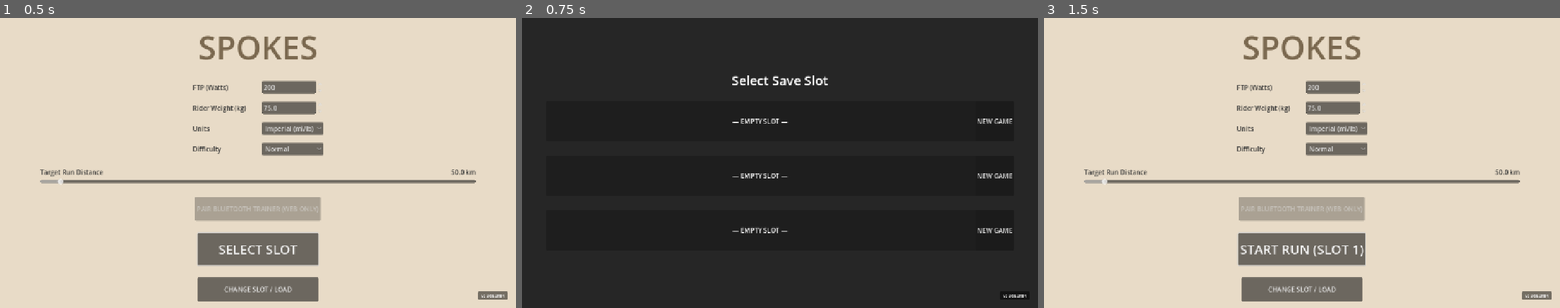
Above: before the commit, frames 1-3 (left to right).
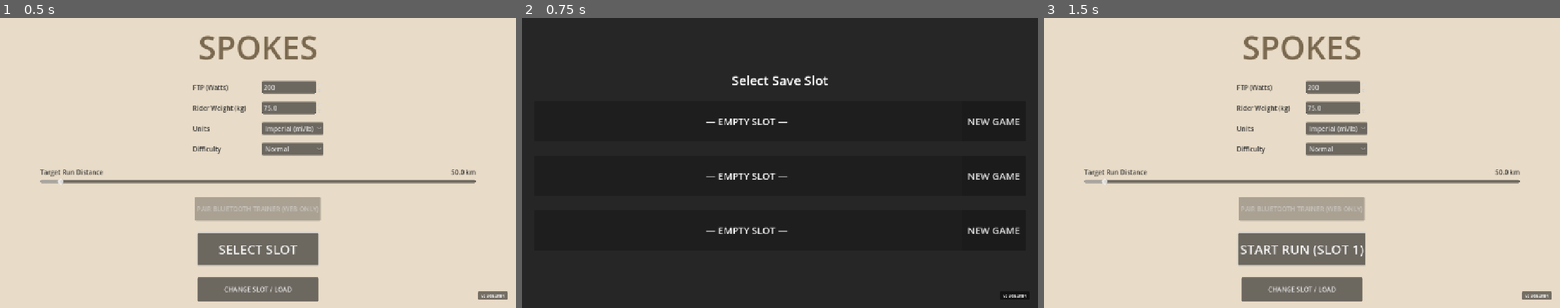
Above: after the commit, the same moments.

Repository: alexkibler/spokes-godot
Game: Godot game, scene res://src/ui/screens/SaveSelectionScene.tscn
Two runs of this game, one before a commit and one after it. Both use one fixed random seed, a clock stepped at 60 frames per second and the inputs below.
Inputs:
- Up to frame 1 (0.5 s): no input
- Up to frame 2 (0.75 s): click "CHANGE SLOT / LOAD" at 0.5 s
- Up to frame 3 (1.5 s): click "NEW GAME" at 1.25 s

Frame 1 is identical in both runs. In frame 2, 1.0% of the frame differs, in the area x 35-97%, y 34-75%; in frame 3, nothing differs.

Commit message:
Improve mobile layout for save selection screen
- Increase minimum sizes of "New Game" and "Delete" buttons to 64px for
  better mobile tap targets.
- Increase font sizes across save slot labels for readability.
- Reduce outer margins on the Save Selection scene from 50px to 20px
  to allow more horizontal space on narrow screens.

Co-authored-by: alexkibler <8137193+alexkibler@users.noreply.github.com>

Diff:
--- a/src/ui/components/SaveSlot.tscn
+++ b/src/ui/components/SaveSlot.tscn
@@ -30,11 +30,14 @@
 [node name="Label" type="Label" parent="PanelContainer/VBoxContainer/EmptyView"]
 layout_mode = 2
 size_flags_horizontal = 3
+theme_override_font_sizes/font_size = 24
 text = "— EMPTY SLOT —"
 horizontal_alignment = 1
 
 [node name="NewGameBtn" type="Button" parent="PanelContainer/VBoxContainer/EmptyView"]
+custom_minimum_size = Vector2(160, 64)
 layout_mode = 2
+theme_override_font_sizes/font_size = 24
 text = "NEW GAME"
 
 [node name="DataView" type="VBoxContainer" parent="PanelContainer/VBoxContainer"]
@@ -47,26 +50,32 @@
 [node name="GoldLabel" type="Label" parent="PanelContainer/VBoxContainer/DataView/HBoxContainer"]
 layout_mode = 2
 size_flags_horizontal = 3
+theme_override_font_sizes/font_size = 20
 text = "Gold: 0"
 
 [node name="DistLabel" type="Label" parent="PanelContainer/VBoxContainer/DataView/HBoxContainer"]
 layout_mode = 2
 size_flags_horizontal = 3
+theme_override_font_sizes/font_size = 20
 text = "Dist: 0.0 km"
 
 [node name="DiffLabel" type="Label" parent="PanelContainer/VBoxContainer/DataView/HBoxContainer"]
 layout_mode = 2
 size_flags_horizontal = 3
+theme_override_font_sizes/font_size = 20
 text = "Normal"
 
 [node name="DeleteButton" type="Button" parent="PanelContainer/VBoxContainer/DataView/HBoxContainer"]
+custom_minimum_size = Vector2(64, 64)
 layout_mode = 2
+theme_override_colors/font_color = Color(1, 0.3, 0.3, 1)
+theme_override_font_sizes/font_size = 24
 text = "X"
 
 [node name="DateLabel" type="Label" parent="PanelContainer/VBoxContainer/DataView"]
 layout_mode = 2
 theme_override_colors/font_color = Color(0.5, 0.5, 0.5, 1)
-theme_override_font_sizes/font_size = 12
+theme_override_font_sizes/font_size = 16
 text = "YYYY-MM-DD HH:MM"
 horizontal_alignment = 2
 
--- a/src/ui/screens/SaveSelectionScene.tscn
+++ b/src/ui/screens/SaveSelectionScene.tscn
@@ -31,10 +31,10 @@
 anchor_bottom = 1.0
 grow_horizontal = 2
 grow_vertical = 2
-theme_override_constants/margin_left = 50
-theme_override_constants/margin_top = 50
-theme_override_constants/margin_right = 50
-theme_override_constants/margin_bottom = 50
+theme_override_constants/margin_left = 20
+theme_override_constants/margin_top = 20
+theme_override_constants/margin_right = 20
+theme_override_constants/margin_bottom = 20
 
 [node name="VBoxContainer" type="VBoxContainer" parent="MarginContainer" unique_id=1154844916]
 layout_mode = 2
